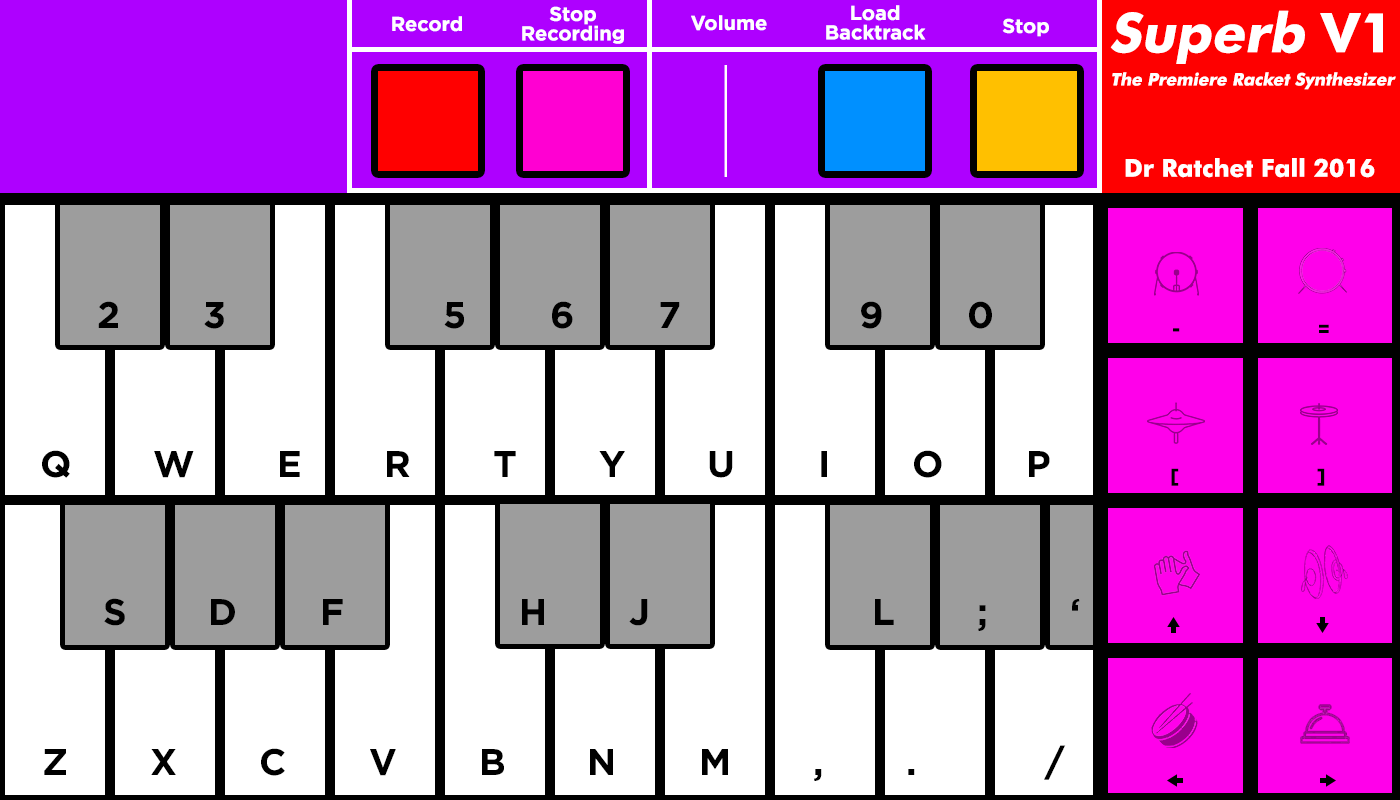
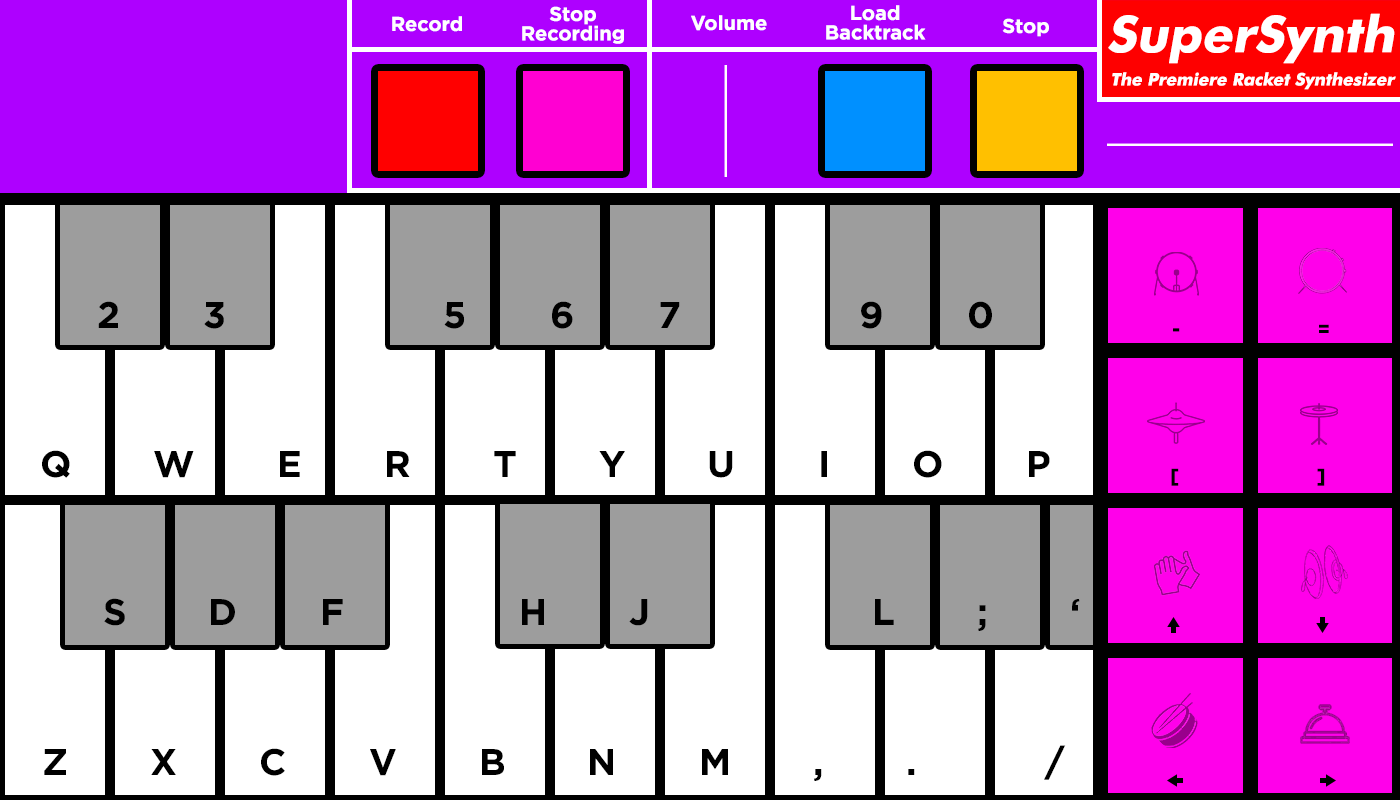
Layers edited between the first and the second 1400 × 800 image:
painted on "Border" over [1097, 97, 1400, 193]
removed layer "Dr Ratchet Fall 2016" from group "Name" over [1125, 158, 1375, 178]
renamed "Superb V1 The Premiere Racket Synthesizer" to "SuperSynth The Premiere Racket Synthesizer", painted on it over [1108, 10, 1395, 64]
painted on "Layer 7" over [1100, 0, 1400, 193]
